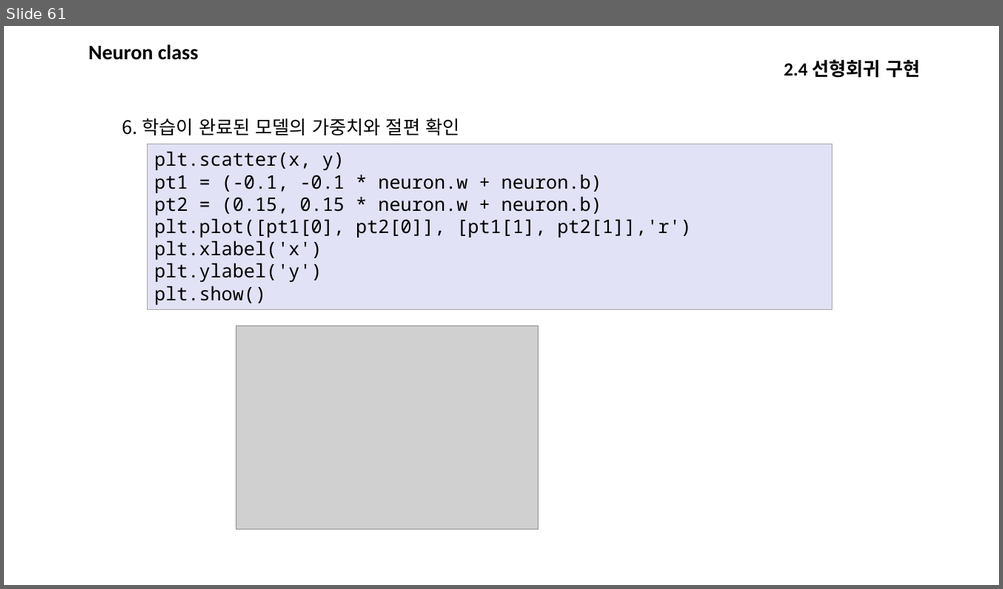
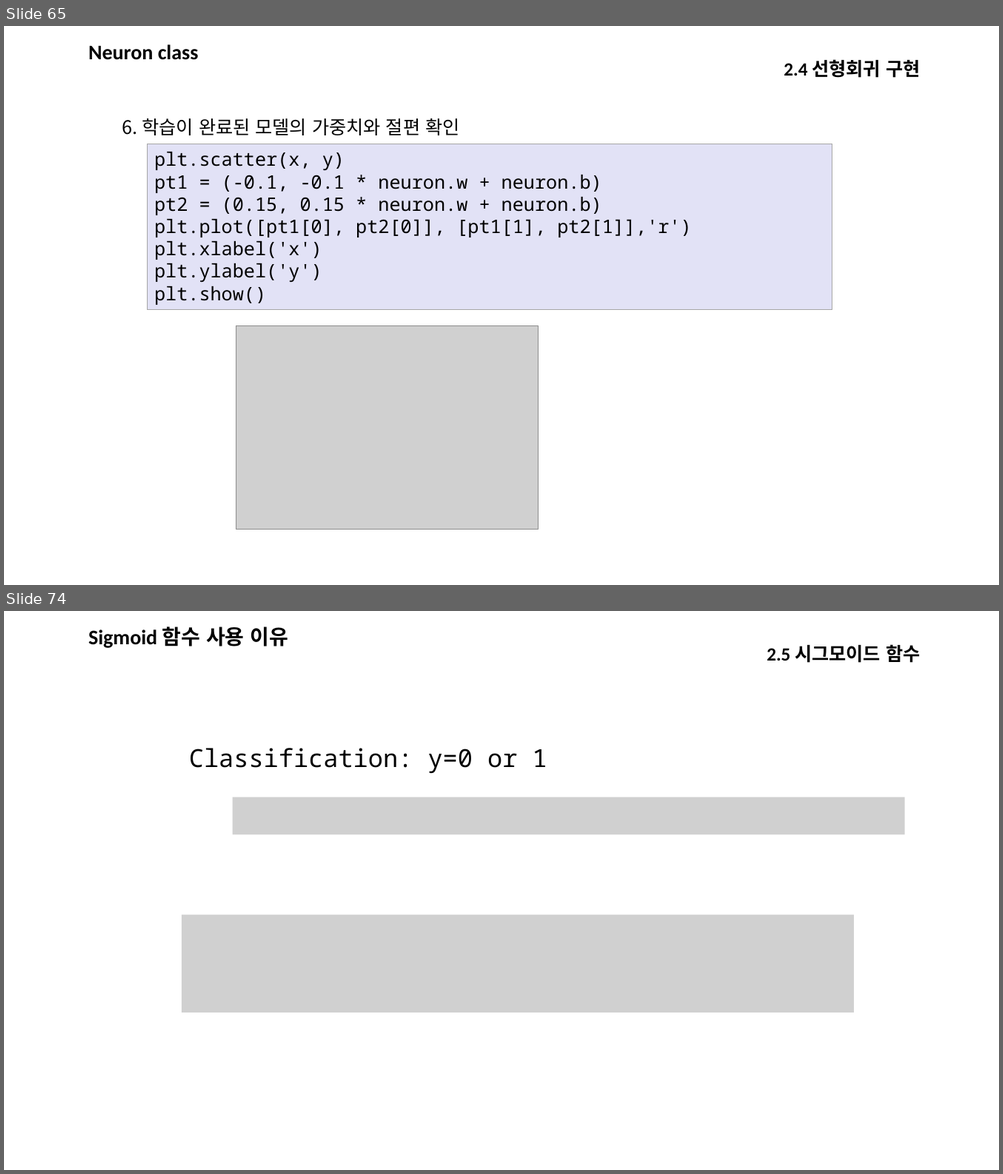
Before and after one commit to kjungmo/SBA2020_dataScience, a slide deck: 데이터분석.pptx. Shown one above the other, each under a label of ours: slide 61 before the commit, slides 65 and 74 after it; the slides between them are not shown. The pictures are 1003x589 and 1003x1174 pixels, drawn with LibreOffice and Linux fonts; fonts in the diff are those of the drawing; grey boxes stand for pictures. Boxes give left, top, right and bottom in pixels: in the first picture for what was removed or moved away, otherwise in the second. Text is boxed around its words. In the diff, an @@ line names an element or a change of style, - is before the commit and + after.

```diff
--- a/데이터분석.pptx
+++ b/데이터분석.pptx
@@ slide 74 added at (x1=4, y1=611, x2=999, y2=1170), background #FFFFFF @@
@@ text added at (x1=88, y1=627, x2=289, y2=648), 20 pt, text #000000, bold @@
+Sigmoid 함수 사용 이유
@@ text added at (x1=766, y1=644, x2=919, y2=663), 18 pt, text #000000, bold @@
+2.5 시그모이드 함수
@@ text added at (x1=189, y1=748, x2=547, y2=774), 24 pt, text #000000 @@
+Classification: y=0 or 1
@@ picture added at (x1=233, y1=797, x2=905, y2=834) @@
@@ picture added at (x1=182, y1=914, x2=854, y2=1012) @@
@@ what was slide 61 is now slide 65 @@
```
Also in this commit, not shown: 9 slides changed, 43 other slides added.
